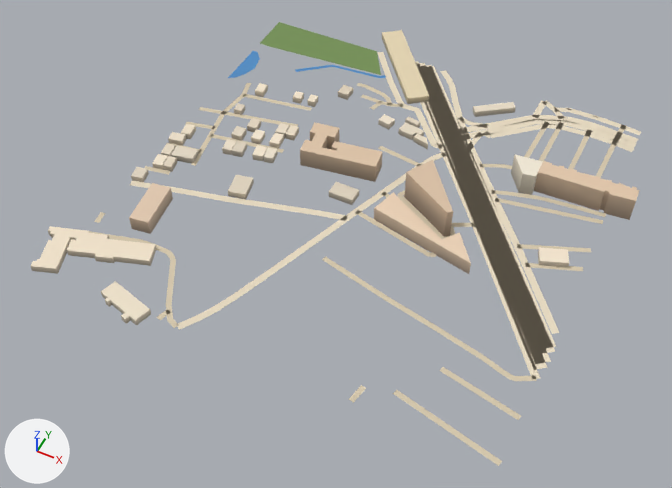
One commit to the glTF model public/assets/bengaluru-region-v1/tiles/t13_-25-l1.glb: the scene before it, then after it.
Camera for both pictures: a 50 mm camera at (7051.0, -12929.0, 750.0) aimed at (6739.0, -12303.0, -32.0). Arrows for +X, +Y and +Z are at lower left; the lights stay in place. The picture after the commit comes second. Vertices at exactly the same position are counted once.

Script lines for the objects in view, before the commit:
```python
me_building = bpy.data.meshes.new('building')
me_building.from_pydata(...)  # 508 vertices, 678 faces; spans x -35.0..525.0, y -19.0..547.0, z 0.0..39.0
me_building.materials.append(mat_building)
me_ground = bpy.data.meshes.new('ground')
me_ground.from_pydata(...)  # 911 vertices, 730 faces; spans x -3.0..506.0, y -3.0..505.0, z 1.0
me_ground.materials.append(mat_ground)
ob_building = bpy.data.objects.new('building', me_building)
ob_building.location = (6500.0, -12500.0, 0.0)
ob_ground = bpy.data.objects.new('ground', me_ground)
ob_ground.location = (6500.0, -12500.0, 0.0)
```
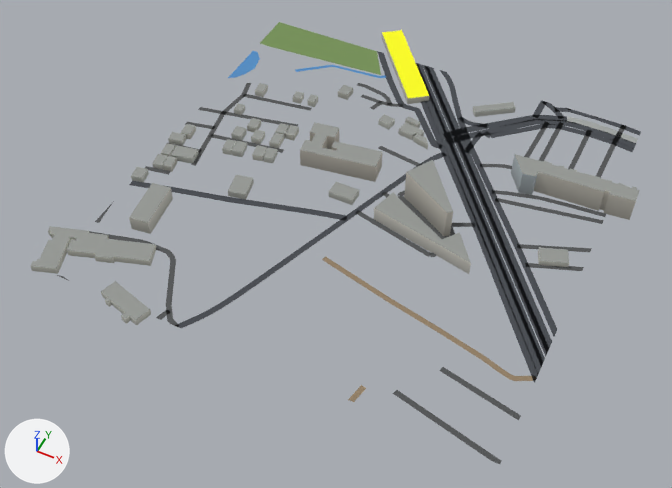
Location of each change, [x1, y1, x2, y2] in pixels of the pictures (672 x 488 px; the box of a moved part takes in the faces that stretch with it):
'ground', reshaped
    before: [89, 22, 641, 466]
    after: [57, 22, 641, 464]
part 1 of me_building, recoloured
    both: [31, 30, 640, 324]
part 2 of me_ground, moved or reshaped
    before: [443, 142, 454, 149]
    after: [443, 142, 454, 148]
part 3 of me_ground, rebuilt
    before: [420, 65, 555, 354]
    after: [422, 65, 549, 357]
part 4 of me_ground, rebuilt (7% narrower)
    before: [444, 147, 548, 370]
    after: [446, 148, 543, 374]
part 5 of me_ground, rebuilt (7% narrower)
    before: [454, 138, 556, 349]
    after: [457, 138, 552, 351]
part 6 of me_ground, rebuilt
    before: [424, 66, 463, 133]
    after: [424, 65, 461, 133]
part 7 of me_ground, rebuilt (11% narrower)
    before: [415, 61, 450, 137]
    after: [416, 63, 447, 137]
part 8 of me_ground, moved or reshaped
    before: [378, 52, 603, 466]
    after: [377, 51, 604, 464]
part 9 of me_ground, moved or reshaped
    before: [89, 122, 214, 242]
    after: [57, 122, 215, 281]
part 10 of me_ground, moved or reshaped
    before: [146, 241, 198, 330]
    after: [146, 241, 198, 328]
part 11 of me_ground, moved or reshaped
    before: [532, 100, 622, 128]
    after: [543, 102, 624, 128]
part 12 of me_ground, moved or reshaped
    before: [349, 385, 366, 403]
    after: [348, 385, 366, 402]
part 13 of me_ground, recoloured
    before: [89, 52, 636, 441]
    after: [89, 51, 636, 431]

The change, as a list of edits to the scene's bpy script:
```text
Change me_building:
    used by ob_building; location = (6500.0, -12500.0, 0.0)
    remove me_building.from_pydata(...)  # 508 vertices, 678 faces; spans x -35.0..525.0, y -19.0..547.0, z 0.0..39.0
    add me_building.from_pydata(...)  # 508 vertices, 846 faces; spans x -35.0..525.0, y -19.0..547.0, z 0.0..39.0
    me_building part 1: 678 kept faces spanning x -35.0..525.0, y -19.0..547.0, z 0.0..39.0 get new vertex colours
    edits to the shape of me_building do not show in these pictures
Change me_ground:
    used by ob_ground; location = (6500.0, -12500.0, 0.0)
    remove me_ground.from_pydata(...)  # 911 vertices, 730 faces; spans x -3.0..506.0, y -3.0..505.0, z 1.0
    add me_ground.from_pydata(...)  # 946 vertices, 763 faces; spans x 0.0..500.0, y 0.0..500.0, z 1.0
    me_ground part 2: the loose piece of 6 vertices spanning x 292.0..310.0, y 362.0..379.0, z 1.0 is scaled about its middle by (0.781, 0.835, 1)
    me_ground part 3: the loose piece of 28 vertices spanning x 210.0..506.0, y 130.0..505.0, z 1.0 is rebuilt with 30 vertices and now spans x 212.0..500.0, y 129.0..500.0, z 1.0
    me_ground part 4: the loose piece of 20 vertices spanning x 299.0..506.0, y 110.0..371.0, z 1.0 is rebuilt with 20 vertices and now spans x 300.0..500.0, y 106.0..370.0, z 1.0
    me_ground part 5: the loose piece of 20 vertices spanning x 303.0..506.0, y 137.0..393.0, z 1.0 is rebuilt with 22 vertices and now spans x 304.0..500.0, y 133.0..391.0, z 1.0
    me_ground part 6: the loose piece of 12 vertices spanning x 216.0..308.0, y 393.0..504.0, z 1.0 is rebuilt with 12 vertices and now spans x 215.0..306.0, y 394.0..500.0, z 1.0
    me_ground part 7: the loose piece of 10 vertices spanning x 194.0..296.0, y 379.0..504.0, z 1.0 is rebuilt with 10 vertices and now spans x 193.0..295.0, y 380.0..500.0, z 1.0
    me_ground part 8: 24 vertices moved from x 156.0..501.0, y 7.0..503.0, z 1.0 to x 148.0..500.0, y 11.0..500.0, z 1.0; 66 vertices removed from x 149.0..506.0, y -2.0..505.0, z 1.0; 80 vertices added at x 158.0..500.0, y 0.0..500.0, z 1.0
    me_ground part 9: 7 vertices moved from x -1.0..31.0, y 60.0..268.0, z 1.0 to x 0.0..26.0, y 59.0..268.0, z 1.0; 10 vertices removed from x -3.0..29.0, y 80.0..262.0, z 1.0; 21 vertices added at x 0.0..28.0, y 0.0..264.0, z 1.0
    me_ground part 10: 5 vertices moved from x 96.0..160.0, y -3.0..83.0, z 1.0 to x 96.0..161.0, y 0.0..83.0, z 1.0; 3 vertices removed from x 140.0..164.0, y -2.0..2.0, z 1.0; 6 vertices added at x 134.0..165.0, y 0.0..1.0, z 1.0
    me_ground part 11: 1 vertex moved from x 443.0, y 502.0, z 1.0 to x 474.0, y 500.0, z 1.0; 4 vertices removed from x 373.0..409.0, y 500.0..503.0, z 1.0; 7 vertices added at x 374.0..443.0, y 500.0, z 1.0
    me_ground part 12: 1 vertex moved from x 350.0, y 1.0, z 1.0 to x 356.0, y 0.0, z 1.0; 1 vertex removed from x 356.0, y -1.0, z 1.0; 1 vertex added at x 350.0, y 0.0, z 1.0
    me_ground part 13: 490 kept faces spanning x 0.0..500.0, y 0.0..500.0, z 1.0 get new vertex colours; the middle colour goes from beige #e9dcc3 to dark grey #535556
    other edits to the shape of me_ground do not show in these pictures
```
